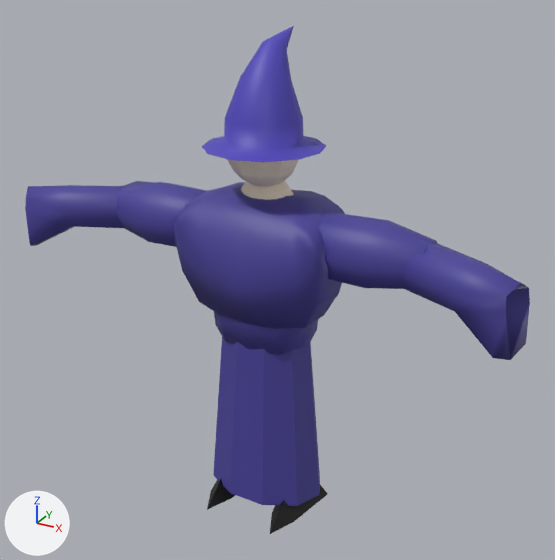
The FBX model Assets/Mark Assets/Sampson.fbx: old version first, new version second.
Before and after are seen from a 50 mm lens placed at (0.0571, -0.1001, 0.0911), pointed at (0.0047, -0.0049, 0.0435). The lights are fixed; the arrows at lower left show +X, +Y and +Z. Where no turn or scale is listed for an object, it has been applied to the vertices.

In view in the first picture: 'chest_chest'.
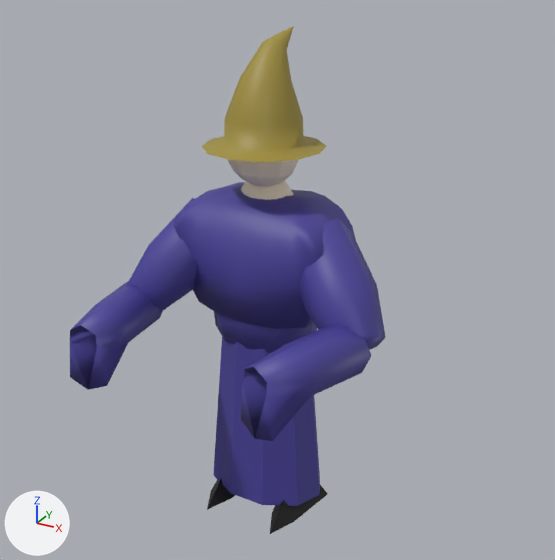
What differs and where, as boxes (x1, y1, x2, y2) in the pictures (555 x 560 px; the box of a moved part takes in the faces that stretch with it):
'chest_chest', recoloured, reshaped (blue to yellow, 37% narrower): before (25, 26, 530, 534); after (70, 26, 386, 534)
part 1 of me_mesh, moved or reshaped: before (116, 181, 207, 247); after (126, 198, 197, 312)
part 2 of me_mesh, moved or reshaped: before (25, 185, 124, 246); after (70, 281, 163, 390)
part 3 of me_mesh, moved or reshaped: before (319, 212, 437, 289); after (298, 218, 386, 350)
part 4 of me_mesh, moved or reshaped: before (403, 240, 530, 360); after (241, 325, 372, 441)

What changed in the scene script:
```text
Change mat_hat1:
    mat_hat1.base_color: (0.0817, 0.062, 0.5) -> (0.36, 0.279, 0.0446)  # blue #5146bc -> yellow #a2903c
Change me_mesh:
    where me_mesh.from_pydata(...)  # 451 vertices, 553 faces; spans x -0.0435..0.0426, y -0.0122..0.0084, z -0.0007..0.0795
    used by ob_chest_chest; location = (0.0, 0.0, 0.0)
    me_mesh part 1: the loose piece of 26 vertices spanning x -0.0279..-0.0071, y -0.0067..0.004, z 0.0441..0.0547 is multiplied about its middle by the matrix ((0.492, -0.28, -0.824), (0.494, 0.869, 0.0), (0.717, -0.407, 0.566)), then moved by (0.004, -0.0039, -0.0057)
    me_mesh part 2: the loose piece of 26 vertices spanning x -0.0435..-0.0244, y -0.0114..0.0025, z 0.0416..0.053 is turned 71.9 degrees about the z axis through its middle, then moved by (0.0167, -0.0127, -0.0123)
    me_mesh part 3: the loose piece of 26 vertices spanning x 0.0072..0.0279, y -0.0067..0.004, z 0.0441..0.0547 is multiplied about its middle by the matrix ((0.623, 0.306, 0.72), (-0.441, 0.898, 0.0), (-0.646, -0.317, 0.694)), then moved by (-0.0029, -0.0034, -0.0049)
    me_mesh part 4: the loose piece of 26 vertices spanning x 0.0236..0.0426, y -0.0122..0.0017, z 0.0416..0.053 is turned -85.4 degrees about the z axis through its middle, then moved by (-0.0162, -0.0132, -0.0107)
```
